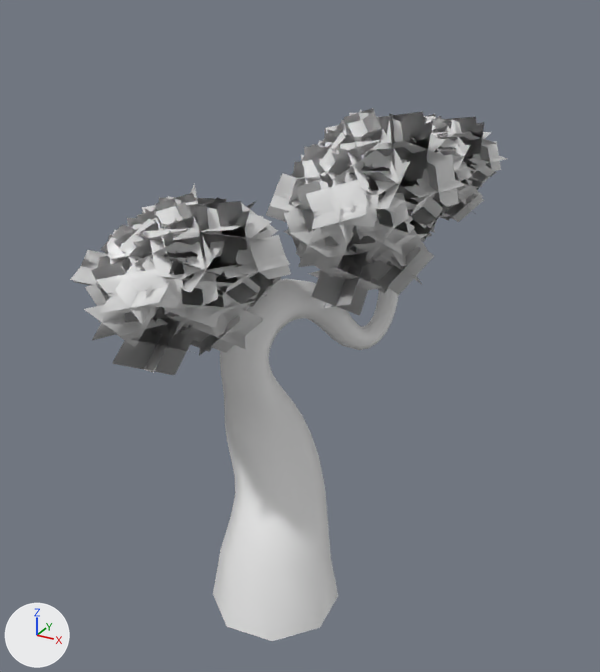
Before and after pictures for a commit that changed the FBX model Project_HD2D_Unity/Assets/Art/Mesh/Arbres/SM_TreeC.fbx.
Rendered twice from a 50 mm camera at (1.94, -3.24, 3.27) aimed at (-0.21, 0.67, 1.32). The axes (+X, +Y, +Z) are drawn at lower left. The lights are the same throughout. The older version comes first. Where no turn or scale is listed for an object, it has been applied to the vertices. Vertices at exactly the same position are counted once.

The older version as bpy lines, for what is in view:
```python
me_nurbspath_014 = bpy.data.meshes.new('NurbsPath.014')
me_nurbspath_014.from_pydata(...)  # 552 vertices, 520 faces; spans x -0.49..0.34, y -0.34..2.07, z 0.0..2.15
me_nurbspath_014.materials.append(mat_stylized_tree_trunks_bark)  # white #e7e7e7
me_sphere_022 = bpy.data.meshes.new('Sphere.022')
me_sphere_022.from_pydata(...)  # 7950 vertices, 8424 faces; spans x -0.49..1.04, y -0.67..2.51, z -0.4..0.69
me_sphere_022.materials.append(mat_foliage_atlas)  # white #e7e7e7
ob_sm_foliage_treec = bpy.data.objects.new('SM_Foliage_TreeC', me_sphere_022)
ob_sm_foliage_treec.location = (-0.438, -0.067, 1.909)
ob_sm_treec = bpy.data.objects.new('SM_TreeC', me_nurbspath_014)
ob_sm_treec.location = (0.0, 0.0, 0.0)
```
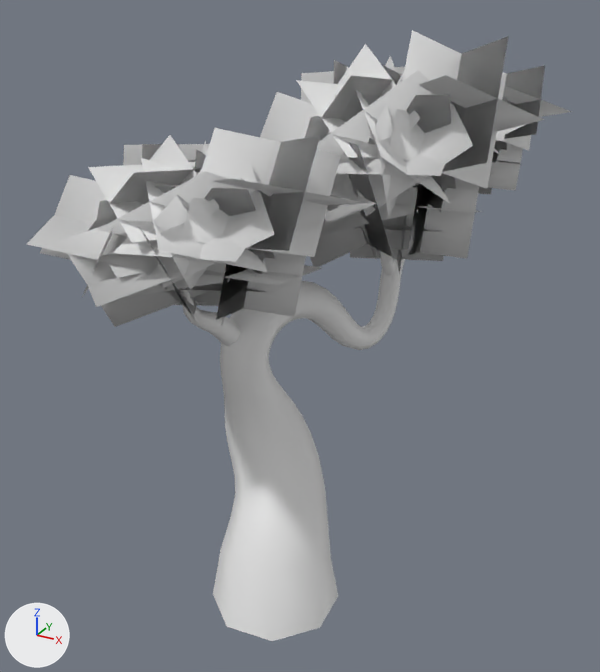
Where the newer file only moved an object's origin or applied its transform, the numbers keep the older frame.

Patch to the scene script:
```diff
--- a/Project_HD2D_Unity/Assets/Art/Mesh/Arbres/SM_TreeC.fbx.py
+++ b/Project_HD2D_Unity/Assets/Art/Mesh/Arbres/SM_TreeC.fbx.py
@@ mat_material_002 @@
+mat_material_002 = principled_material('Material.002')
+mat_material_002.base_color = (0.8, 0.8, 0.8)  # white #e7e7e7
@@ me_nurbspath_014 @@
 # used by ob_sm_treec; location = (0.0, 0.0, 0.0)
-me_nurbspath_014.from_pydata(...)  # 552 vertices, 520 faces; spans x -0.49..0.34, y -0.34..2.07, z 0.0..2.15
+me_nurbspath_014.from_pydata(...)  # 1092 vertices, 655 faces; spans x -1.05..0.96, y -0.85..2.56, z 0.0..3.0
+# me_nurbspath_014 part 1: 540 vertices added at x -1.05..0.96, y -0.85..2.56, z 1.7..3.0
 me_nurbspath_014.materials.append(mat_stylized_tree_trunks_bark)
+me_nurbspath_014.materials.append(mat_material_002)  # white #e7e7e7
@@ ob_sm_foliage_treec @@
-ob_sm_foliage_treec = bpy.data.objects.new('SM_Foliage_TreeC', me_sphere_022)
-ob_sm_foliage_treec.location = (-0.438, -0.067, 1.909)
```

Boxes (x1, y1, x2, y2) around the edits, measured in the pictures (600 x 672 px):
'SM_TreeC', reshaped
    before: (213, 279, 399, 641)
    after: (27, 30, 572, 641)
'SM_Foliage_TreeC', deleted
    before: (70, 108, 508, 375)
part 1 of me_nurbspath_014, added
    after: (27, 30, 572, 327)
